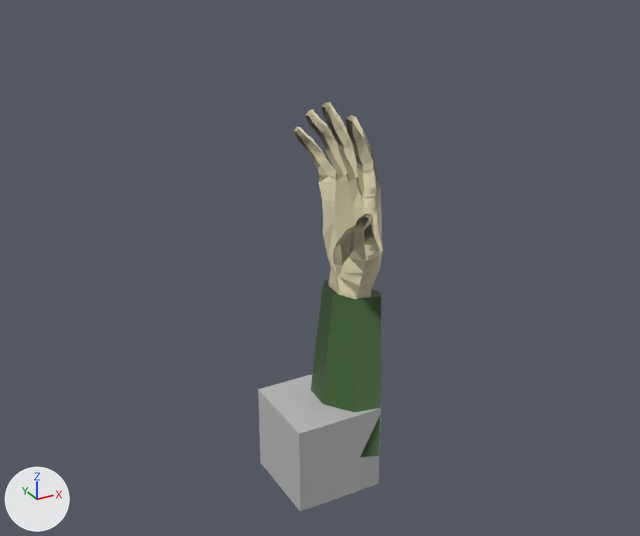
One commit to the FBX model CustomFormat/Assignment1.fbx: the scene before it, then after it.
The view is the same before and after, from a 50 mm camera at (-0.0404, -0.0739, 0.0577) aimed at (0.001, 0.0015, 0.02). The axes (+X, +Y, +Z) are drawn at lower left. The lights are the same throughout. Where no turn or scale is listed for an object, it has been applied to the vertices.

Names of what the first picture shows: 'Hand', 'pCube1'.
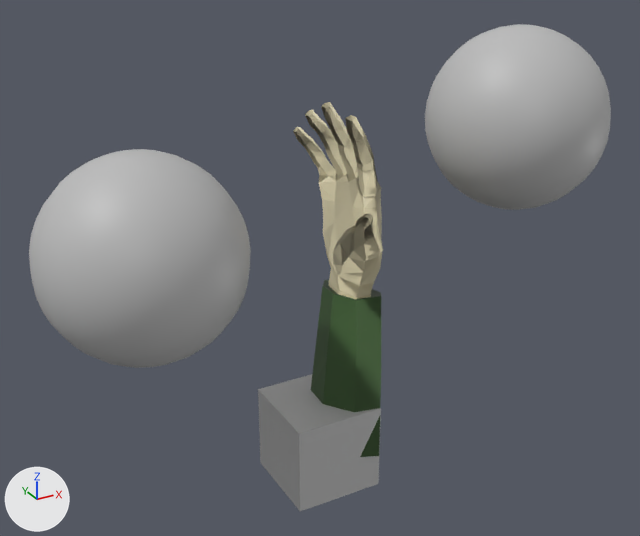
Diff of the bpy script that builds the scene:
```diff
--- a/CustomFormat/Assignment1.fbx.py
+++ b/CustomFormat/Assignment1.fbx.py
@@ mat_lambert2 @@
 mat_lambert2 = principled_material('lambert2')
-mat_lambert2.texture = img_colors_png
+mat_lambert2.base_color = (0.5, 0.5, 0.5)  # grey #bcbcbc
@@ mat_lambert3 @@
+mat_lambert3 = principled_material('lambert3')
+mat_lambert3.texture = img_colors_png
@@ mat_lambert4 @@
+mat_lambert4 = principled_material('lambert4')
+mat_lambert4.base_color = (0.5, 0.5, 0.5)  # grey #bcbcbc
@@ me_mesh_001 @@
 me_mesh_001.from_pydata(...)  # 413 vertices, 816 faces; spans x 0.0321..0.0393, y 0.0074..0.0228, z 0.0018..0.0418
-me_mesh_001.materials.append(mat_lambert2)  # picture img_colors_png
+me_mesh_001.materials.append(mat_lambert3)  # picture img_colors_png
@@ me_mesh @@
 me_mesh.from_pydata(...)  # 8 vertices, 12 faces; spans x -0.005..0.005, y -0.005..0.005, z -0.005..0.005
-me_mesh.materials.append(mat_lambert1)  # grey #bcbcbc
+me_mesh.materials.append(mat_lambert2)  # grey #bcbcbc
@@ me_mesh_002 @@
+me_mesh_002.from_pydata(...)  # a UV sphere (20 segments, 20 rings, poles along z) spanning x -0.01..0.01, y -0.01..0.01, z -0.01..0.01
+me_mesh_002.materials.append(mat_lambert4)  # grey #bcbcbc
@@ me_mesh_003 @@
+me_mesh_003.from_pydata(...)  # a UV sphere (20 segments, 20 rings, poles along z) spanning x -0.01..0.01, y -0.01..0.01, z -0.01..0.01
+me_mesh_003.materials.append(mat_lambert1)  # grey #bcbcbc
@@ ob_psphere1 @@
+ob_psphere1 = bpy.data.objects.new('pSphere1', me_mesh_002)
+ob_psphere1.location = (-0.0185, 0.0, 0.0256)
@@ ob_mastershape @@
+ob_mastershape = bpy.data.objects.new('MasterShape', me_mesh_003)
+ob_mastershape.location = (0.0248, 0.0, 0.0335)
```

What differs and where, as boxes [x1, y1, x2, y2] in the pictures (640 x 536 px):
'pSphere1', added: after [29, 149, 251, 368]
'MasterShape', added: after [425, 24, 611, 210]
'pCube1', surface changed, recoloured: [258, 374, 381, 511] in both
